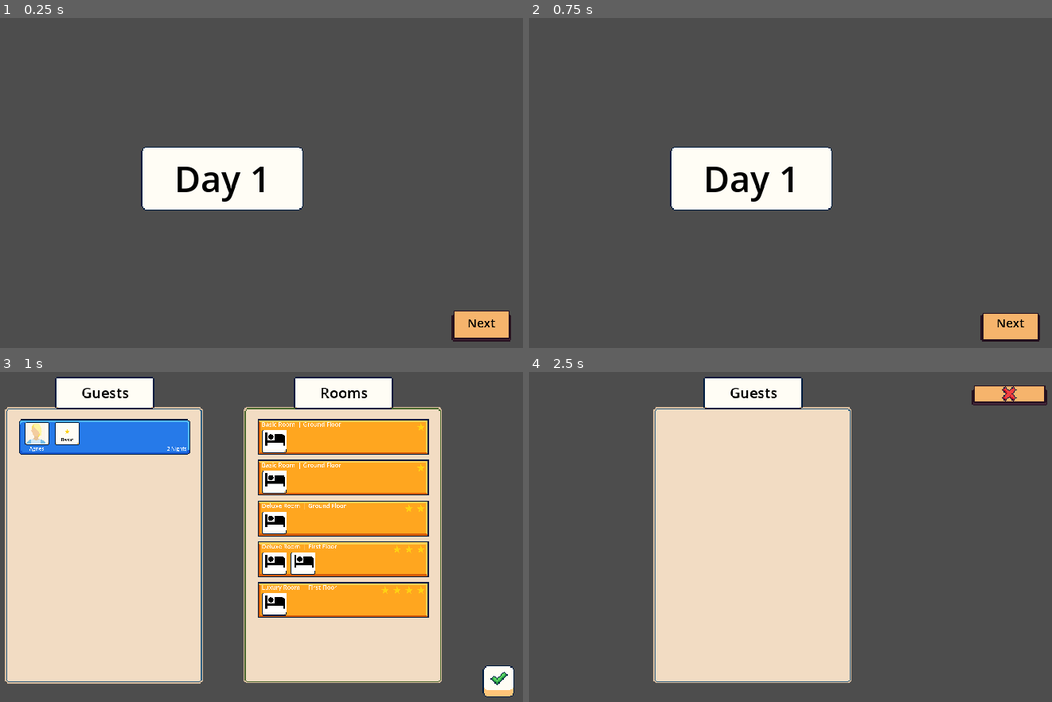
Above: before the commit, frames 1-4 (two rows, left to right).
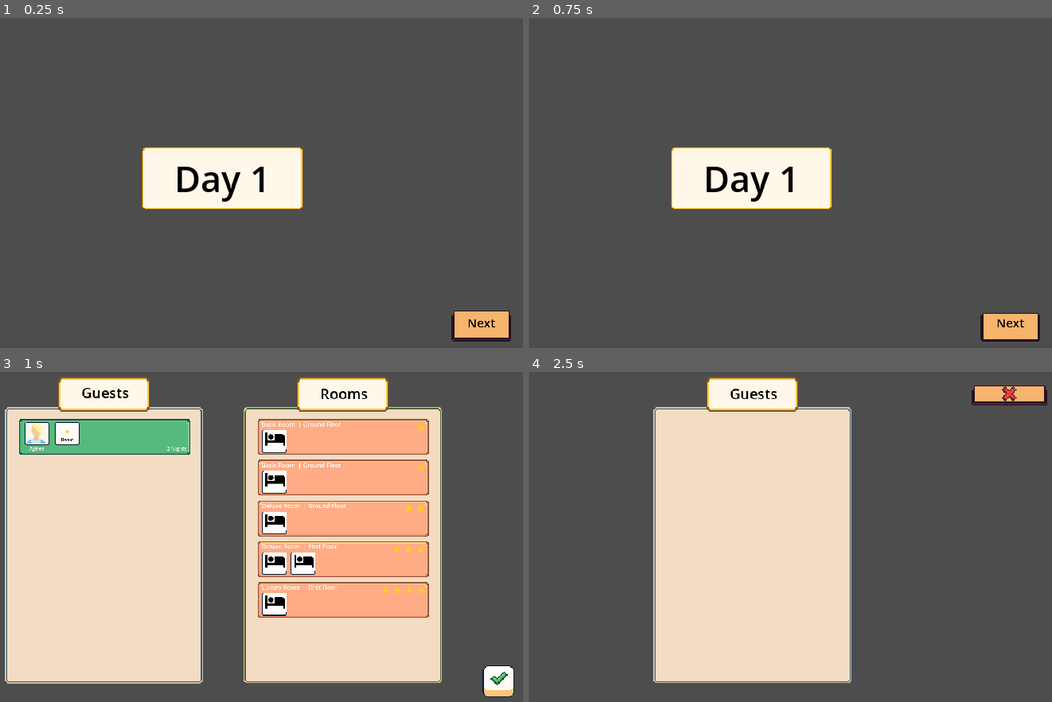
Above: after the commit, the same moments.

Repository: cmclaudet/Hot-Spring-Game
Game: Godot game, scene res://Scenes/main.tscn
Two runs of this game, one before a commit and one after it. Both use one fixed random seed, a clock stepped at 60 frames per second and the inputs below.
Inputs (mouse positions are in pixels of both pictures, inside the frame that each line leads up to):
- Up to frame 1 (0.25 s): no input
- Up to frame 2 (0.75 s): tap Enter at 0.5 s; move the mouse to (1010, 324) at 0.52 s; click (1010, 324) at 0.67 s
- Up to frame 3 (1 s): no input
- Up to frame 4 (2.5 s): click (1025, 682) at 1.25 s; tap Space at 2 s; move the mouse to (1010, 408) at 2.02 s; click (1010, 408) at 2.17 s

The runs differ from the first frame. In frame 1, 0.5% of the frame differs, in the area x 26-58%, y 39-59%; in frame 2, 0.5%; in frame 3, 20%, in the area x 3-83%, y 1-75%; in frame 4, 0.7%.

Commit message:
Updated the rest of the UI
May have found a bug? The guest selected graphic is using "hover" rather than "selected".

Diff:
--- a/Scenes/Matching/book_page.tscn
+++ b/Scenes/Matching/book_page.tscn
@@ -1,7 +1,7 @@
 [gd_scene load_steps=6 format=3 uid="uid://dh1c6bd54stoo"]
 
-[ext_resource type="Texture2D" uid="uid://4hw3pfxotx6f" path="res://Art/Ui/PaperTextureGuests.png" id="1_s53ua"]
-[ext_resource type="Texture2D" uid="uid://d0eyh0riii7xm" path="res://Art/Complete_GUI_Essential_Pack_Free_Version/01_Basic_Collection/01_Flat_Theme/Sprites/UI_Flat_Button_Medium_Release_01a2.png" id="2_dawhj"]
+[ext_resource type="Texture2D" path="res://Art/Ui/PaperTextureGuests.png" id="1_s53ua"]
+[ext_resource type="Texture2D" uid="uid://db3r3aexhuatx" path="res://Art/Ui/Label.png" id="2_4ldnd"]
 [ext_resource type="LabelSettings" uid="uid://cjwsxdq0cq7qk" path="res://Themes/ui_text_small_header.tres" id="3_ltvpi"]
 
 [sub_resource type="Theme" id="Theme_vjedx"]
@@ -40,11 +40,11 @@
 anchor_left = 0.5
 anchor_right = 0.5
 offset_left = -50.0
-offset_top = -38.0
+offset_top = -33.0
 offset_right = 50.0
-offset_bottom = 2.0
+offset_bottom = 7.0
 grow_horizontal = 2
-texture = ExtResource("2_dawhj")
+texture = ExtResource("2_4ldnd")
 
 [node name="Label" type="Label" parent="TextureRect/TextureRect"]
 layout_mode = 1
@@ -54,9 +54,9 @@
 anchor_right = 0.5
 anchor_bottom = 0.5
 offset_left = -45.0
-offset_top = -10.0
+offset_top = -14.0
 offset_right = 69.0
-offset_bottom = 24.0
+offset_bottom = 20.0
 grow_horizontal = 2
 grow_vertical = 2
 scale = Vector2(0.8, 0.8)
--- a/Scenes/Matching/book_panel.tscn
+++ b/Scenes/Matching/book_panel.tscn
@@ -1,7 +1,7 @@
 [gd_scene load_steps=3 format=3 uid="uid://wmnc0t03vevb"]
 
+[ext_resource type="Texture2D" uid="uid://dh63eiro5wbj2" path="res://Art/Ui/RoomRect.png" id="1_tbw5k"]
 [ext_resource type="Script" path="res://Scripts/Components/nine_patch_rect_toggle.gd" id="2_63g3k"]
-[ext_resource type="Texture2D" uid="uid://cmt2raf1ockmm" path="res://Art/Complete_GUI_Essential_Pack_Free_Version/01_Basic_Collection/01_Flat_Theme/Sprites/UI_Flat_Frame_01_Lite.png" id="2_ej0p7"]
 
 [node name="BookPanel" type="VBoxContainer"]
 custom_minimum_size = Vector2(2.08165e-12, 36)
@@ -14,7 +14,7 @@
 custom_minimum_size = Vector2(2.08165e-12, 36)
 layout_mode = 2
 mouse_filter = 0
-texture = ExtResource("2_ej0p7")
+texture = ExtResource("1_tbw5k")
 patch_margin_left = 5
 patch_margin_top = 5
 patch_margin_right = 5
--- a/Scenes/Matching/guest_panel.tscn
+++ b/Scenes/Matching/guest_panel.tscn
@@ -1,10 +1,10 @@
 [gd_scene load_steps=11 format=3 uid="uid://dfg01kfodccbt"]
 
 [ext_resource type="PackedScene" uid="uid://wmnc0t03vevb" path="res://Scenes/Matching/book_panel.tscn" id="1_q5oes"]
+[ext_resource type="Texture2D" uid="uid://4slfenc446wt" path="res://Art/Ui/GuestRect.png" id="3_cxsl5"]
 [ext_resource type="Script" path="res://Scripts/Matching/guest_panel.gd" id="3_y3mo0"]
-[ext_resource type="Texture2D" uid="uid://dnnuciht64tvb" path="res://Art/Complete_GUI_Essential_Pack_Free_Version/01_Basic_Collection/01_Flat_Theme/Sprites/UI_Flat_Frame_01_Hover.png" id="4_cxuc3"]
-[ext_resource type="Texture2D" uid="uid://cd1ap786ok1qq" path="res://Art/Complete_GUI_Essential_Pack_Free_Version/01_Basic_Collection/01_Flat_Theme/Sprites/UI_Flat_Frame_01_Press_Down.png" id="4_xam5t"]
-[ext_resource type="Texture2D" uid="uid://d1u2vyyewpjh7" path="res://Art/Complete_GUI_Essential_Pack_Free_Version/01_Basic_Collection/01_Flat_Theme/Sprites/UI_Flat_Slot_01_Selected.png" id="6_pymbn"]
+[ext_resource type="Texture2D" uid="uid://dlpkfmhjiho2x" path="res://Art/Ui/GuestRect_Hover.png" id="4_yl6h7"]
+[ext_resource type="Texture2D" uid="uid://4k1pewephnnh" path="res://Art/Ui/GuestRect_Pressed.png" id="5_smjjg"]
 [ext_resource type="LabelSettings" uid="uid://cdtgj8dm8l6kv" path="res://Themes/ui_label_setting_book_panel.tres" id="7_73aak"]
 [ext_resource type="Texture2D" uid="uid://dpa13byucx5x1" path="res://Art/Complete_GUI_Essential_Pack_Free_Version/01_Basic_Collection/01_Flat_Theme/Sprites/UI_Flat_Button_Small_Lock_01a3.png" id="7_75dmr"]
 [ext_resource type="Script" path="res://Scripts/Matching/ui_stars.gd" id="8_2qlsg"]
@@ -24,9 +24,10 @@
 button = NodePath("NinePatchRectToggle")
 
 [node name="NinePatchRectToggle" parent="." index="0"]
-onHoverTex = ExtResource("4_cxuc3")
-onPressedTex = ExtResource("4_xam5t")
-onSelectedTex = ExtResource("6_pymbn")
+texture = ExtResource("3_cxsl5")
+onHoverTex = ExtResource("4_yl6h7")
+onPressedTex = ExtResource("5_smjjg")
+onSelectedTex = ExtResource("5_smjjg")
 
 [node name="ProfilePic" type="NinePatchRect" parent="NinePatchRectToggle" index="0"]
 layout_mode = 1
--- a/Scenes/Matching/matching.tscn
+++ b/Scenes/Matching/matching.tscn
@@ -1,8 +1,9 @@
-[gd_scene load_steps=8 format=3 uid="uid://da0jok8d622mq"]
+[gd_scene load_steps=9 format=3 uid="uid://da0jok8d622mq"]
 
 [ext_resource type="Script" path="res://Scripts/Matching/matching.gd" id="1_1wlxi"]
 [ext_resource type="PackedScene" uid="uid://dh1c6bd54stoo" path="res://Scenes/Matching/book_page.tscn" id="1_t234y"]
-[ext_resource type="Texture2D" uid="uid://v5my2vr1ibje" path="res://Art/Ui/PaperTextureRooms.png" id="4_enuk6"]
+[ext_resource type="Texture2D" uid="uid://db3r3aexhuatx" path="res://Art/Ui/Label.png" id="3_yp66b"]
+[ext_resource type="Texture2D" path="res://Art/Ui/PaperTextureRooms.png" id="4_enuk6"]
 [ext_resource type="Texture2D" uid="uid://dxvxq6apw2xmu" path="res://Art/Complete_GUI_Essential_Pack_Free_Version/01_Basic_Collection/01_Flat_Theme/Sprites/UI_Flat_Button_Small_Release_02a4.png" id="11_2wyrs"]
 [ext_resource type="Texture2D" uid="uid://btg836gwpfg8a" path="res://Art/Complete_GUI_Essential_Pack_Free_Version/01_Basic_Collection/01_Flat_Theme/Sprites/UI_Flat_Button_Small_Press_02a2.png" id="13_3et5f"]
 [ext_resource type="Texture2D" uid="uid://d0544mtup7b3n" path="res://Art/Complete_GUI_Essential_Pack_Free_Version/01_Basic_Collection/01_Flat_Theme/Sprites/UI_Flat_Button_Small_Release_02a1.png" id="13_si5sg"]
@@ -47,6 +48,15 @@
 size_flags_horizontal = 3
 theme_override_constants/separation = 5
 
+[node name="TextureRect" parent="BookPageGuest/TextureRect" index="1"]
+offset_top = -33.0
+offset_bottom = 7.0
+texture = ExtResource("3_yp66b")
+
+[node name="Label" parent="BookPageGuest/TextureRect/TextureRect" index="0"]
+offset_top = -15.0
+offset_bottom = 19.0
+
 [node name="BookPageRooms" parent="." instance=ExtResource("1_t234y")]
 layout_mode = 1
 anchors_preset = 8
@@ -75,7 +85,14 @@
 size_flags_horizontal = 3
 theme_override_constants/separation = 5
 
+[node name="TextureRect" parent="BookPageRooms/TextureRect" index="1"]
+offset_top = -33.0
+offset_bottom = 7.0
+texture = ExtResource("3_yp66b")
+
 [node name="Label" parent="BookPageRooms/TextureRect/TextureRect" index="0"]
+offset_top = -14.0
+offset_bottom = 20.0
 text = "Rooms"
 
 [node name="DoneButton" type="TextureButton" parent="."]
--- a/Scenes/Matching/room_panel.tscn
+++ b/Scenes/Matching/room_panel.tscn
@@ -1,11 +1,9 @@
-[gd_scene load_steps=11 format=3 uid="uid://d1jbwunydc580"]
+[gd_scene load_steps=9 format=3 uid="uid://d1jbwunydc580"]
 
 [ext_resource type="PackedScene" uid="uid://wmnc0t03vevb" path="res://Scenes/Matching/book_panel.tscn" id="1_qmgfb"]
-[ext_resource type="Texture2D" uid="uid://btjqykmoisjsk" path="res://Art/Complete_GUI_Essential_Pack_Free_Version/01_Basic_Collection/01_Flat_Theme/Sprites/UI_Flat_Frame_02_Lite.png" id="2_hs61h"]
 [ext_resource type="Script" path="res://Scripts/Matching/room_panel.gd" id="3_64kxa"]
-[ext_resource type="Texture2D" uid="uid://dsnd4jy8h8gv3" path="res://Art/Complete_GUI_Essential_Pack_Free_Version/01_Basic_Collection/01_Flat_Theme/Sprites/UI_Flat_Frame_02_Hover.png" id="4_p15qi"]
-[ext_resource type="Texture2D" uid="uid://bmkk3ji5uunap" path="res://Art/Complete_GUI_Essential_Pack_Free_Version/01_Basic_Collection/01_Flat_Theme/Sprites/UI_Flat_Slot_02_Press_Down.png" id="5_jh3im"]
-[ext_resource type="Texture2D" uid="uid://cqhn52ltlo2ug" path="res://Art/Complete_GUI_Essential_Pack_Free_Version/01_Basic_Collection/01_Flat_Theme/Sprites/UI_Flat_Slot_02_Selected.png" id="6_3gs11"]
+[ext_resource type="Texture2D" uid="uid://bhx7mji457e0e" path="res://Art/Ui/RoomRect_Hover.png" id="3_aw1bf"]
+[ext_resource type="Texture2D" uid="uid://b6pb6t0p1vlju" path="res://Art/Ui/RoomRect_Pressed.png" id="4_y7lu7"]
 [ext_resource type="PackedScene" uid="uid://be460ouuofqw7" path="res://Scenes/Matching/room_panel_bed.tscn" id="7_3wwyg"]
 [ext_resource type="Texture2D" uid="uid://c3e5plnaiy6oh" path="res://Art/EncoderXSolutions/star.png" id="7_rcpip"]
 [ext_resource type="Script" path="res://Scripts/Matching/ui_stars.gd" id="7_yo2vo"]
@@ -21,10 +19,9 @@
 button = NodePath("NinePatchRectToggle")
 
 [node name="NinePatchRectToggle" parent="." index="0"]
-texture = ExtResource("2_hs61h")
-onHoverTex = ExtResource("4_p15qi")
-onPressedTex = ExtResource("5_jh3im")
-onSelectedTex = ExtResource("6_3gs11")
+onHoverTex = ExtResource("3_aw1bf")
+onPressedTex = ExtResource("4_y7lu7")
+onSelectedTex = ExtResource("4_y7lu7")
 
 [node name="StarContainer" type="HBoxContainer" parent="NinePatchRectToggle" index="0" node_paths=PackedStringArray("star_template")]
 layout_mode = 1
--- a/Scenes/day_end_results.tscn
+++ b/Scenes/day_end_results.tscn
@@ -1,9 +1,10 @@
-[gd_scene load_steps=6 format=3 uid="uid://dxdhnb8ivj8bs"]
+[gd_scene load_steps=7 format=3 uid="uid://dxdhnb8ivj8bs"]
 
 [ext_resource type="Script" path="res://Scripts/day_end_results.gd" id="1_n1sqh"]
 [ext_resource type="Resource" uid="uid://cd8744uiqqrf7" path="res://Resources/generic_rating_guests.tres" id="2_sw7vf"]
 [ext_resource type="PackedScene" uid="uid://dh1c6bd54stoo" path="res://Scenes/Matching/book_page.tscn" id="2_vhnb1"]
 [ext_resource type="PackedScene" uid="uid://clottyp36sw47" path="res://Scenes/Shared/ui_button_text.tscn" id="3_bcq51"]
+[ext_resource type="Texture2D" uid="uid://db3r3aexhuatx" path="res://Art/Ui/Label.png" id="4_du1dg"]
 
 [sub_resource type="LabelSettings" id="LabelSettings_i7n5d"]
 font_size = 36
@@ -56,7 +57,12 @@
 size_flags_horizontal = 3
 theme_override_constants/separation = 5
 
+[node name="TextureRect" parent="BookPage/TextureRect" index="2"]
+texture = ExtResource("4_du1dg")
+
 [node name="Label" parent="BookPage/TextureRect/TextureRect" index="0"]
+offset_top = -14.0
+offset_bottom = 20.0
 text = "Day 1 End"
 
 [node name="ContinueButton" parent="." instance=ExtResource("3_bcq51")]
--- a/Scenes/day_intro.tscn
+++ b/Scenes/day_intro.tscn
@@ -1,7 +1,7 @@
 [gd_scene load_steps=5 format=3 uid="uid://cvp05o02d0crn"]
 
-[ext_resource type="Texture2D" uid="uid://c0xxnbxl8lnkn" path="res://Art/Complete_GUI_Essential_Pack_Free_Version/01_Basic_Collection/01_Flat_Theme/Sprites/UI_Flat_Button_Medium_Lock_02a3.png" id="1_qfpva"]
 [ext_resource type="Script" path="res://Scripts/day_intro.gd" id="1_sap5x"]
+[ext_resource type="Texture2D" uid="uid://db3r3aexhuatx" path="res://Art/Ui/Label.png" id="2_yayid"]
 [ext_resource type="PackedScene" uid="uid://clottyp36sw47" path="res://Scenes/Shared/ui_button_text.tscn" id="2_ynkh2"]
 
 [sub_resource type="LabelSettings" id="LabelSettings_p2ev7"]
@@ -32,8 +32,8 @@
 offset_bottom = 19.0
 grow_horizontal = 2
 grow_vertical = 2
-texture = ExtResource("1_qfpva")
-region_rect = Rect2(0, 6, 64, 26)
+texture = ExtResource("2_yayid")
+region_rect = Rect2(2.6399, 2.04273, 81.5905, 25.1802)
 patch_margin_left = 5
 patch_margin_top = 5
 patch_margin_right = 5
--- a/Scenes/guest_in_room_panel.tscn
+++ b/Scenes/guest_in_room_panel.tscn
@@ -1,6 +1,6 @@
 [gd_scene load_steps=6 format=3 uid="uid://bn7huavd2fbx4"]
 
-[ext_resource type="Texture2D" uid="uid://cmt2raf1ockmm" path="res://Art/Complete_GUI_Essential_Pack_Free_Version/01_Basic_Collection/01_Flat_Theme/Sprites/UI_Flat_Frame_01_Lite.png" id="2_5dsi2"]
+[ext_resource type="Texture2D" uid="uid://dh63eiro5wbj2" path="res://Art/Ui/RoomRect.png" id="2_exb8u"]
 [ext_resource type="Texture2D" uid="uid://dpa13byucx5x1" path="res://Art/Complete_GUI_Essential_Pack_Free_Version/01_Basic_Collection/01_Flat_Theme/Sprites/UI_Flat_Button_Small_Lock_01a3.png" id="2_oyn1a"]
 [ext_resource type="Script" path="res://Scripts/guest_in_room_panel.gd" id="2_vkiuj"]
 [ext_resource type="PackedScene" uid="uid://be460ouuofqw7" path="res://Scenes/Matching/room_panel_bed.tscn" id="3_4y7s7"]
@@ -23,7 +23,7 @@
 custom_minimum_size = Vector2(2.08165e-12, 36)
 layout_mode = 2
 mouse_filter = 0
-texture = ExtResource("2_5dsi2")
+texture = ExtResource("2_exb8u")
 patch_margin_left = 5
 patch_margin_top = 5
 patch_margin_right = 5
--- a/Scenes/guest_rating_panel.tscn
+++ b/Scenes/guest_rating_panel.tscn
@@ -1,7 +1,7 @@
 [gd_scene load_steps=7 format=3 uid="uid://c6qail5k61mle"]
 
 [ext_resource type="Script" path="res://Scripts/guest_rating_panel.gd" id="1_kdoi2"]
-[ext_resource type="Texture2D" uid="uid://cmt2raf1ockmm" path="res://Art/Complete_GUI_Essential_Pack_Free_Version/01_Basic_Collection/01_Flat_Theme/Sprites/UI_Flat_Frame_01_Lite.png" id="1_wkna4"]
+[ext_resource type="Texture2D" uid="uid://4slfenc446wt" path="res://Art/Ui/GuestRect.png" id="2_42atn"]
 [ext_resource type="Texture2D" uid="uid://dpa13byucx5x1" path="res://Art/Complete_GUI_Essential_Pack_Free_Version/01_Basic_Collection/01_Flat_Theme/Sprites/UI_Flat_Button_Small_Lock_01a3.png" id="2_vuq6d"]
 [ext_resource type="LabelSettings" uid="uid://cdtgj8dm8l6kv" path="res://Themes/ui_label_setting_book_panel.tres" id="3_h3kej"]
 [ext_resource type="Texture2D" uid="uid://c3e5plnaiy6oh" path="res://Art/EncoderXSolutions/star.png" id="3_orqwb"]
@@ -23,7 +23,7 @@
 custom_minimum_size = Vector2(2.08165e-12, 36)
 layout_mode = 2
 mouse_filter = 0
-texture = ExtResource("1_wkna4")
+texture = ExtResource("2_42atn")
 patch_margin_left = 5
 patch_margin_top = 5
 patch_margin_right = 5
--- a/Scenes/ui_guests.tscn
+++ b/Scenes/ui_guests.tscn
@@ -1,6 +1,7 @@
-[gd_scene load_steps=4 format=3 uid="uid://dwhhkg78oswvh"]
+[gd_scene load_steps=5 format=3 uid="uid://dwhhkg78oswvh"]
 
 [ext_resource type="Script" path="res://Scripts/ui_guests.gd" id="1_30tug"]
+[ext_resource type="Texture2D" uid="uid://db3r3aexhuatx" path="res://Art/Ui/Label.png" id="3_6wkw8"]
 [ext_resource type="PackedScene" uid="uid://c2cj2266tuixy" path="res://Scenes/Shared/close_button.tscn" id="3_q4tt6"]
 [ext_resource type="PackedScene" uid="uid://dh1c6bd54stoo" path="res://Scenes/Matching/book_page.tscn" id="9_tr4hu"]
 
@@ -40,6 +41,13 @@
 size_flags_horizontal = 3
 theme_override_constants/separation = 5
 
+[node name="TextureRect" parent="BookPage/TextureRect" index="1"]
+texture = ExtResource("3_6wkw8")
+
+[node name="Label" parent="BookPage/TextureRect/TextureRect" index="0"]
+offset_top = -14.0
+offset_bottom = 20.0
+
 [node name="CloseButton" parent="." instance=ExtResource("3_q4tt6")]
 layout_mode = 1
 offset_left = -99.0
Binary file added: Art/Ui/GuestRect.png
Not shown, added: Art/Ui/GuestRect.png.import
Binary file added: Art/Ui/GuestRect_Hover.png
Not shown, added: Art/Ui/GuestRect_Hover.png.import
Binary file added: Art/Ui/GuestRect_Pressed.png
Not shown, added: Art/Ui/GuestRect_Pressed.png.import
Not shown, added: Art/Ui/GuestRect_Selected.png.import
Binary file added: Art/Ui/Label.png
Not shown, added: Art/Ui/Label.png.import
Binary file removed: Art/Ui/PaperTexture.png
Binary file added: Art/Ui/RoomRect.png
Not shown, added: Art/Ui/RoomRect.png.import
(and 5 more such lines)
